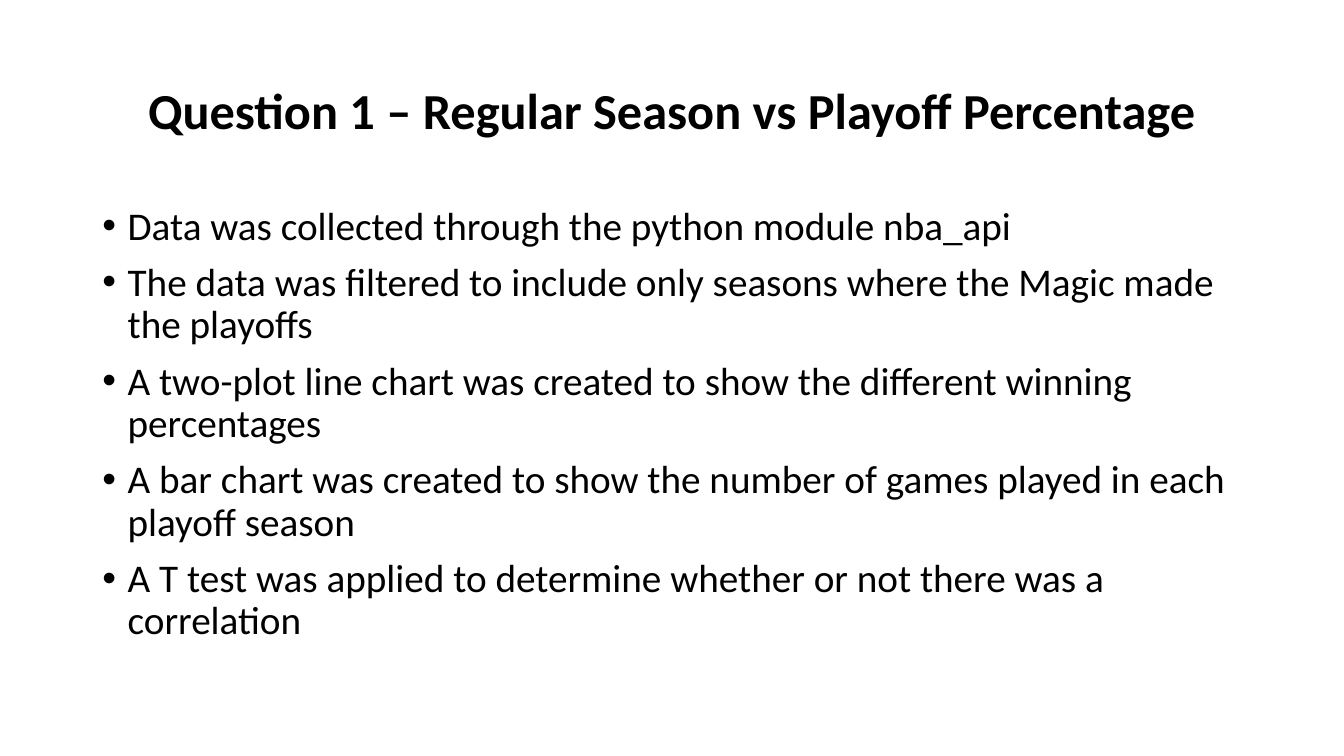
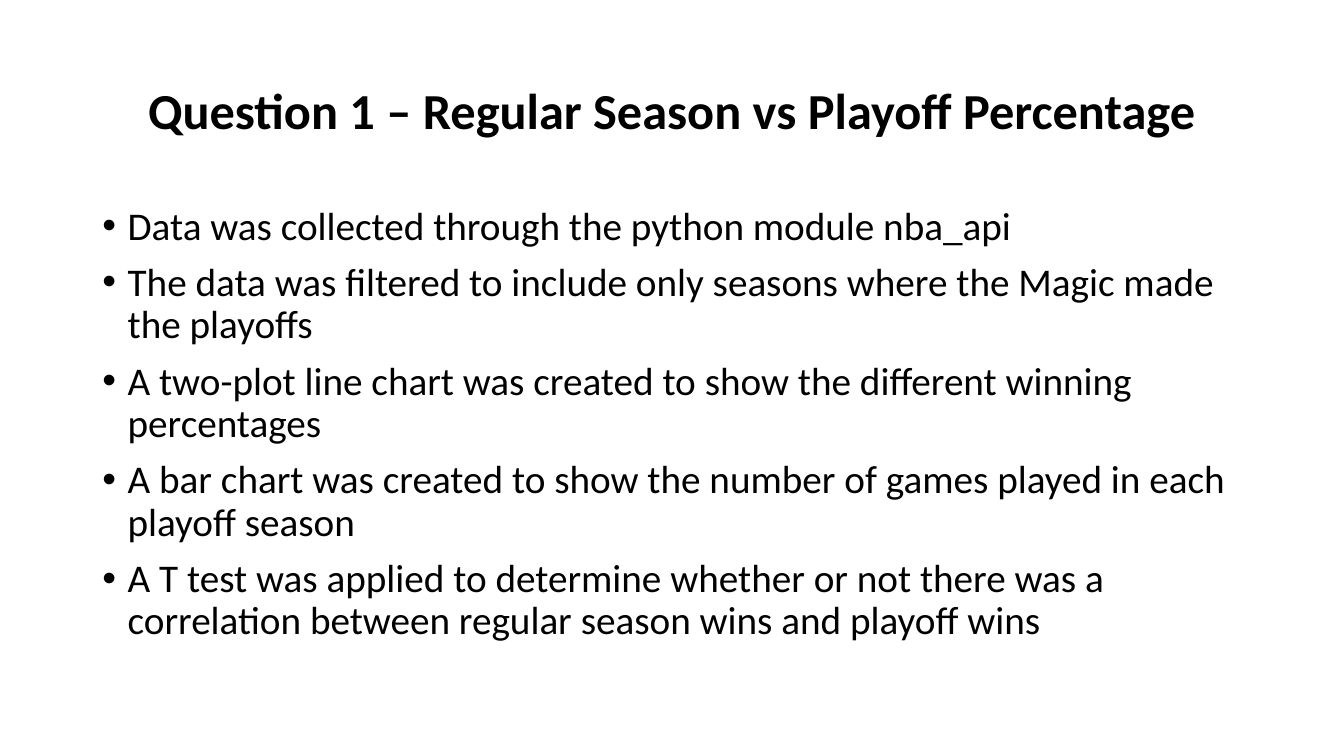
Before and after one commit to CandaceDoesData/Group_Project_1, a slide deck: slide 10 of mm_Group3_Project_1_Presentation.pptx (slide 11 before the commit). Drawn at 1344x756 pixels with LibreOffice and Linux fonts; fonts in the diff are those of the drawing. Boxes give left, top, right and bottom in pixels: in the first picture for what was removed or moved away, otherwise in the second. Text is boxed around its words. In the diff, an @@ line names an element or a change of style, - is before the commit and + after.

```diff
--- a/mm_Group3_Project_1_Presentation.pptx
+++ b/mm_Group3_Project_1_Presentation.pptx
@@ text at box(128, 564, 1104, 641): text changed @@
-• A T test was applied to determine whether or not there was a correlation
+• A T test was applied to determine whether or not there was a correlation between regular season wins and playoff wins
```
Also in this commit, not shown: 11 other slides changed, 5 slides added, 6 slides removed, 1 other file.
